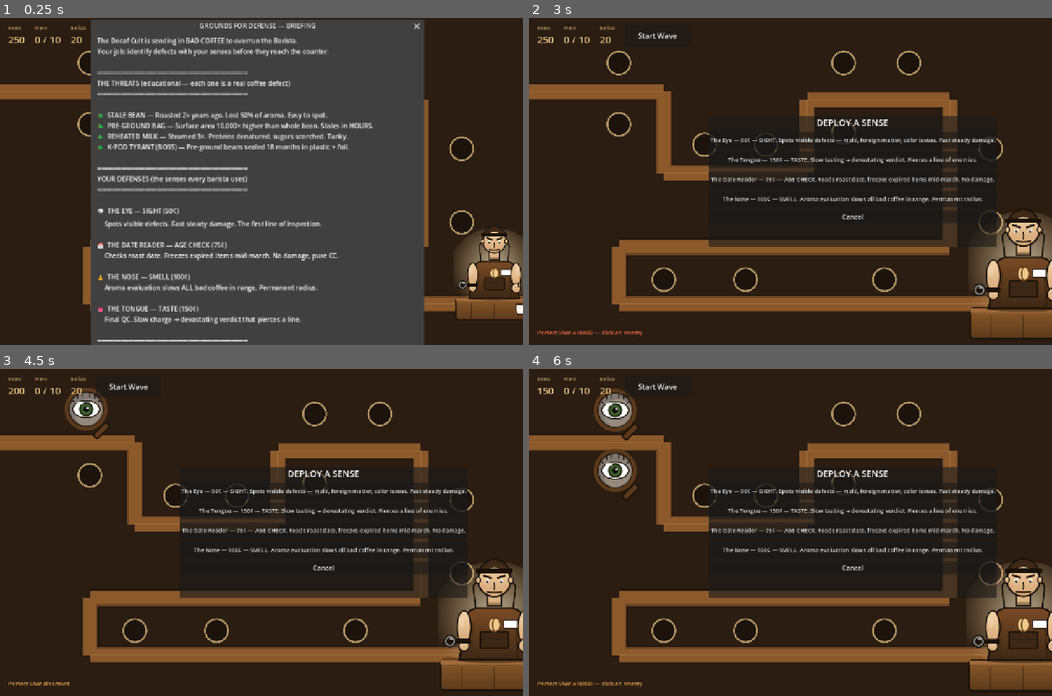
Above: before the commit, frames 1-4 (two rows, left to right).
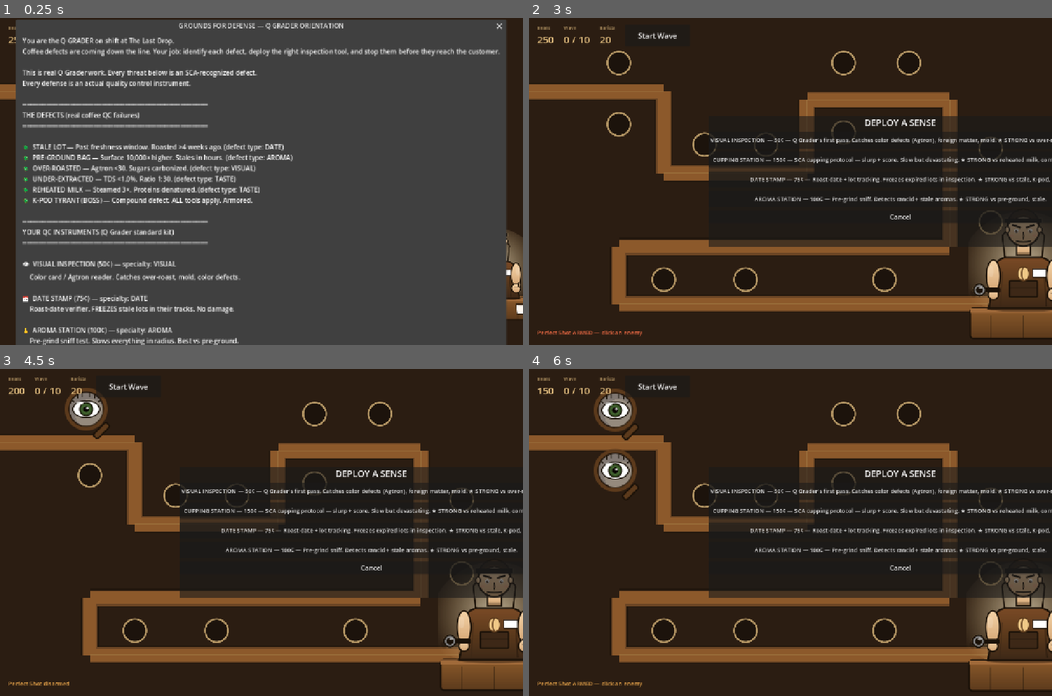
Above: after the commit, the same moments.

Repository: kanencoffee/grounds-for-defense-godot
Game: Godot game, scene res://scenes/main.tscn
Two runs of this game, one before a commit and one after it. Both use one fixed random seed, a clock stepped at 60 frames per second and the inputs below.
Inputs (mouse positions are in pixels of both pictures, inside the frame that each line leads up to):
- Up to frame 1 (0.25 s): no input
- Up to frame 2 (3 s): click "Start Wave" at 0.5 s; click "Start Wave" at 1.25 s; click "Start Wave" at 2 s; tap Enter at 2.75 s; move the mouse to (617, 63) at 2.77 s; tap P at 2.85 s; click (617, 63) at 2.92 s
- Up to frame 3 (4.5 s): click (324, 489) at 3.5 s, where only the run before the commit has a clickable "The Eye — 50¢ — SIGHT. Spots …"; move the mouse to (88, 473) at 4.27 s; tap P at 4.35 s; click (88, 473) at 4.42 s
- Up to frame 4 (6 s): click (900, 489) at 5 s, where only the run after the commit has a clickable "VISUAL INSPECTION — 50¢ — Q G…"; tap Space at 5.75 s; move the mouse to (706, 496) at 5.77 s; tap P at 5.85 s; click (706, 496) at 5.92 s

The runs differ from the first frame. In frame 1, 40% of the frame differs, in the area x 3-97%, y 0-100%; in frame 2, 3.5%; in frame 3, 3.5%; in frame 4, 3.5%.

Commit message:
Quality Control reframe: defenses=Q Grader instruments, enemies=SCA defect types
- Each defense has 'specialty' (visual/date/aroma/taste); each enemy has 'defect' type
- Match → 2x damage + green '✓ DEFECT CAUGHT' popup
- Mismatch → 0.6x damage + red '✗ WRONG TOOL' popup (teaches by playing)
- Added 2 enemies: OVER-ROASTED (visual defect, Agtron 18) and UNDER-EXTRACTED (taste defect, TDS 0.5%)
- New SVG sprites for senses-as-instruments (Eye/Date/Nose/Tongue)
- Briefing now reads as Q Grader orientation with real SCA terminology
- Per-enemy popups now show DEFECT TYPE + FAIL parameter (e.g. 'TDS 0.5% / target 1.15-1.35%')

Diff:
--- a/scripts/main.gd
+++ b/scripts/main.gd
@@ -7,21 +7,47 @@
 
 # ============== DEFINITIONS ==============
 const TOWER_DEFS = {
-	"eye":      {"name":"The Eye",        "cost":50,  "range":180, "dmg":6,  "fire_rate":0.22, "sprite":"tower-eye.svg",    "blurb":"SIGHT. Spots visible defects — mold, foreign matter, color issues. Fast steady damage."},
-	"tongue":   {"name":"The Tongue",     "cost":150, "range":320, "dmg":60, "fire_rate":1.8,  "sprite":"tower-tongue.svg", "blurb":"TASTE. Slow tasting → devastating verdict. Pierces a line of enemies.", "charge":1.5, "pierce":true},
-	"date":     {"name":"The Date Reader","cost":75,  "range":190, "dmg":0,  "fire_rate":1.2,  "sprite":"tower-date.svg",   "blurb":"AGE CHECK. Reads roast date, freezes expired items mid-march. No damage.", "root":2.0},
-	"nose":     {"name":"The Nose",       "cost":100, "range":180, "dmg":0,  "fire_rate":0.0,  "sprite":"tower-nose.svg",   "blurb":"SMELL. Aroma evaluation slows all bad coffee in range. Permanent radius.", "slow":0.55, "aura":true},
+	"eye":      {"name":"VISUAL INSPECTION",  "cost":50,  "range":180, "dmg":6,  "fire_rate":0.22, "sprite":"tower-eye.svg",    "specialty":"visual",    "blurb":"Q Grader's first pass. Catches color defects (Agtron), foreign matter, mold. ★ STRONG vs over-roasted, mold."},
+	"tongue":   {"name":"CUPPING STATION",    "cost":150, "range":320, "dmg":60, "fire_rate":1.8,  "sprite":"tower-tongue.svg", "specialty":"taste",     "blurb":"SCA cupping protocol — slurp + score. Slow but devastating. ★ STRONG vs reheated milk, complex defects.", "charge":1.5, "pierce":true},
+	"date":     {"name":"DATE STAMP",         "cost":75,  "range":190, "dmg":0,  "fire_rate":1.2,  "sprite":"tower-date.svg",   "specialty":"date",      "blurb":"Roast-date + lot tracking. Freezes expired lots in inspection. ★ STRONG vs stale, K-pod.", "root":2.0},
+	"nose":     {"name":"AROMA STATION",      "cost":100, "range":180, "dmg":0,  "fire_rate":0.0,  "sprite":"tower-nose.svg",   "specialty":"aroma",     "blurb":"Pre-grind sniff. Detects rancid + stale aromas. ★ STRONG vs pre-ground, stale.", "slow":0.55, "aura":true},
 }
 
 const ENEMY_DEFS = {
-	"disciple":   {"hp":30,  "speed":52, "sprite":"enemy-disciple.svg",   "bounty":5,   "size":100, "name":"STALE BEAN",        "intro":"Roasted 2+ years ago. Lost 50% of its aroma. SIGHT spots the dust + mold."},
-	"evangelist": {"hp":20,  "speed":100,"sprite":"enemy-evangelist.svg", "bounty":8,   "size":100, "name":"PRE-GROUND BAG",    "intro":"Surface area 10,000× higher than whole bean. Oxidizes in HOURS. SMELL detects it from far.", "slow_immune":3.0},
-	"demon":      {"hp":140, "speed":30, "sprite":"enemy-demon.svg",      "bounty":22,  "size":120, "name":"REHEATED MILK",     "intro":"Steamed 3×. Proteins denatured, sugars scorched. Slow but tanky — TASTE finishes it."},
-	"baron":      {"hp":600, "speed":36, "sprite":"enemy-baron.svg",      "bounty":250, "size":180, "name":"K-POD TYRANT",      "intro":"BOSS. Pre-ground stale beans sealed 18 months in plastic + foil. Microplastics included. Armored.", "regen":5, "armor":0.25},
+	"disciple":   {"hp":30,  "speed":52, "sprite":"enemy-disciple.svg",   "bounty":5,   "size":100,
+		"name":"STALE LOT",         "defect":"date",
+		"fail":"Roast date: 2 years past. SCA freshness window: 4 weeks.",
+		"intro":"DEFECT: Stale (oxidation past freshness window). Lost ~50% volatile aromatics. CATCH WITH: Date Stamp ✓, Aroma ✓"},
+	"evangelist": {"hp":20,  "speed":100,"sprite":"enemy-evangelist.svg", "bounty":8,   "size":100,
+		"name":"PRE-GROUND BAG",    "defect":"aroma",
+		"fail":"Surface area 10,000× higher. Oxidizes in HOURS, not weeks.",
+		"intro":"DEFECT: Pre-ground oxidation. Once ground, aromatics gas off rapidly. CATCH WITH: Aroma ✓, Visual ✓",
+		"slow_immune":3.0},
+	"demon":      {"hp":140, "speed":30, "sprite":"enemy-demon.svg",      "bounty":22,  "size":120,
+		"name":"REHEATED MILK",     "defect":"taste",
+		"fail":"Steamed 3×. Proteins denatured >70°C, lactose scorched.",
+		"intro":"DEFECT: Reheated dairy. Milk can only be steamed ONCE — proteins denature on second heat. CATCH WITH: Cupping ✓"},
+	"wraith":     {"hp":80,  "speed":56, "sprite":"enemy-wraith.svg",     "bounty":15,  "size":110,
+		"name":"OVER-ROASTED",      "defect":"visual",
+		"fail":"Agtron color: 18 (target 55). Roasted past 2nd crack — carbonized.",
+		"intro":"DEFECT: Over-roasted / dark. Internal temp exceeded 240°C. Origin character destroyed; only ash remains. CATCH WITH: Visual ✓ (Agtron color card)"},
+	"zealot":     {"hp":50,  "speed":68, "sprite":"enemy-zealot.svg",     "bounty":10,  "size":100,
+		"name":"UNDER-EXTRACTED",   "defect":"taste",
+		"fail":"TDS: 0.5% (SCA target 1.15-1.35%). Brew ratio 1:30 (target 1:15-18).",
+		"intro":"DEFECT: Under-extracted brew. Ratio too far past 1:18 = sour, weak, no body. CATCH WITH: Cupping ✓"},
+	"baron":      {"hp":600, "speed":36, "sprite":"enemy-baron.svg",      "bounty":250, "size":180,
+		"name":"K-POD TYRANT",      "defect":"compound",
+		"fail":"Pre-ground + sealed 18mo + foil + plastic + microplastics. Fails ALL QC.",
+		"intro":"BOSS DEFECT: Compound pod. Combines stale, pre-ground, plastic taint. Heavily armored. ALL inspection tools work — match them all.",
+		"regen":5, "armor":0.25},
 }
 
 # Track which enemy types have already been introduced this session
 var enemies_seen: Dictionary = {}
+
+# Specialty matching: defense.specialty matches enemy.defect → bonus damage + visual feedback
+const MATCH_BONUS := 2.0
+const MISMATCH_PENALTY := 0.6  # wrong tool — does some damage, but reduced
 
 # Path waypoints (zigzag) — bigger viewport so enemies are clearly visible
 const PATH_PTS = [
@@ -44,13 +70,13 @@
 	[ {"type":"disciple", "count":8,  "gap":0.8, "delay":0.0} ],
 	[ {"type":"disciple", "count":12, "gap":0.6, "delay":0.0} ],
 	[ {"type":"disciple", "count":10, "gap":0.5, "delay":0.0}, {"type":"evangelist", "count":4, "gap":0.7, "delay":6.0} ],
-	[ {"type":"evangelist","count":10, "gap":0.5, "delay":0.0} ],
-	[ {"type":"disciple", "count":14, "gap":0.45,"delay":0.0}, {"type":"demon", "count":1, "gap":0.0, "delay":5.0} ],
-	[ {"type":"evangelist","count":12, "gap":0.4, "delay":0.0}, {"type":"disciple", "count":6, "gap":0.5, "delay":3.0} ],
-	[ {"type":"demon", "count":3, "gap":3.5, "delay":0.0}, {"type":"disciple", "count":14, "gap":0.38, "delay":1.5} ],
-	[ {"type":"disciple", "count":18, "gap":0.35, "delay":0.0}, {"type":"evangelist", "count":8, "gap":0.45, "delay":2.0} ],
-	[ {"type":"evangelist","count":14,"gap":0.28,"delay":0.0}, {"type":"demon", "count":4, "gap":2.5, "delay":1.0} ],
-	[ {"type":"baron", "count":1, "gap":0.0, "delay":0.0}, {"type":"demon", "count":3, "gap":2.5, "delay":5.0}, {"type":"evangelist", "count":12, "gap":0.4, "delay":11.0} ],
+	[ {"type":"evangelist","count":10,"gap":0.5, "delay":0.0}, {"type":"zealot",     "count":3, "gap":1.2, "delay":3.0} ],
+	[ {"type":"wraith",   "count":4,  "gap":1.0, "delay":0.0}, {"type":"demon",      "count":1, "gap":0.0, "delay":5.0} ],
+	[ {"type":"evangelist","count":12,"gap":0.4, "delay":0.0}, {"type":"wraith",     "count":3, "gap":1.2, "delay":3.0} ],
+	[ {"type":"demon",    "count":3,  "gap":3.5, "delay":0.0}, {"type":"zealot",     "count":6, "gap":0.6, "delay":1.5}, {"type":"wraith", "count":3, "gap":1.5, "delay":8.0} ],
+	[ {"type":"disciple", "count":18, "gap":0.35,"delay":0.0}, {"type":"zealot",     "count":5, "gap":0.5, "delay":2.0}, {"type":"wraith", "count":2, "gap":2.0, "delay":6.0} ],
+	[ {"type":"evangelist","count":14,"gap":0.28,"delay":0.0}, {"type":"demon",      "count":4, "gap":2.5, "delay":1.0}, {"type":"zealot", "count":8, "gap":0.5, "delay":8.0} ],
+	[ {"type":"baron",    "count":1,  "gap":0.0, "delay":0.0}, {"type":"demon",      "count":3, "gap":2.5, "delay":5.0}, {"type":"wraith", "count":4, "gap":1.5, "delay":7.0}, {"type":"evangelist","count":12,"gap":0.4,"delay":11.0} ],
 ]
 
 # ============== STATE ==============
@@ -97,43 +123,60 @@
 
 func _show_briefing():
 	var dlg = AcceptDialog.new()
-	dlg.title = "GROUNDS FOR DEFENSE — BRIEFING"
-	dlg.ok_button_text = "I'm Ready. Defend the Counter."
-	dlg.dialog_text = """The Decaf Cult is sending in BAD COFFEE to overrun the Barista.
-Your job: identify defects with your senses before they reach the counter.
-
-══════════════════════════════════════
-THE THREATS (educational — each one is a real coffee defect)
-══════════════════════════════════════
-
-🪲  STALE BEAN — Roasted 2+ years ago. Lost 50% of aroma. Easy to spot.
-🪲  PRE-GROUND BAG — Surface area 10,000× higher than whole bean. Stales in HOURS.
-🪲  REHEATED MILK — Steamed 3×. Proteins denatured, sugars scorched. Tanky.
-🪲  K-POD TYRANT (BOSS) — Pre-ground beans sealed 18 months in plastic + foil.
-
-══════════════════════════════════════
-YOUR DEFENSES (the senses every barista uses)
-══════════════════════════════════════
-
-👁  THE EYE — SIGHT (50¢)
-    Spots visible defects. Fast steady damage. The first line of inspection.
-
-📅  THE DATE READER — AGE CHECK (75¢)
-    Checks roast date. Freezes expired items mid-march. No damage, pure CC.
-
-👃  THE NOSE — SMELL (100¢)
-    Aroma evaluation slows ALL bad coffee in range. Permanent radius.
-
-👅  THE TONGUE — TASTE (150¢)
-    Final QC. Slow charge → devastating verdict that pierces a line.
-
-══════════════════════════════════════
-
-Click an empty slot to place a sense. Click a placed sense to sell.
-Press P + click an enemy for the Perfect Cupping Spoon (500 dmg, 45s CD).
-Click 'Start Wave' (top right) when ready."""
+	dlg.title = "GROUNDS FOR DEFENSE — Q GRADER ORIENTATION"
+	dlg.ok_button_text = "I'm Ready. Begin QC."
+	dlg.dialog_text = """You are the Q GRADER on shift at The Last Drop.
+Coffee defects are coming down the line. Your job: identify each defect, deploy the right inspection tool, and stop them before they reach the customer.
+
+This is real Q Grader work. Every threat below is an SCA-recognized defect.
+Every defense is an actual quality control instrument.
+
+═══════════════════════════════════════════════
+THE DEFECTS (real coffee QC failures)
+═══════════════════════════════════════════════
+
+🪲  STALE LOT — Past freshness window. Roasted >4 weeks ago. (defect type: DATE)
+🪲  PRE-GROUND BAG — Surface 10,000× higher. Stales in hours. (defect type: AROMA)
+🪲  OVER-ROASTED — Agtron <30. Sugars carbonized. (defect type: VISUAL)
+🪲  UNDER-EXTRACTED — TDS <1.0%. Ratio 1:30. (defect type: TASTE)
+🪲  REHEATED MILK — Steamed 3×. Proteins denatured. (defect type: TASTE)
+🪲  K-POD TYRANT (BOSS) — Compound defect. ALL tools apply. Armored.
+
+═══════════════════════════════════════════════
+YOUR QC INSTRUMENTS (Q Grader standard kit)
+═══════════════════════════════════════════════
+
+👁  VISUAL INSPECTION (50¢) — specialty: VISUAL
+    Color card / Agtron reader. Catches over-roast, mold, color defects.
+
+📅  DATE STAMP (75¢) — specialty: DATE
+    Roast-date verifier. FREEZES stale lots in their tracks. No damage.
+
+👃  AROMA STATION (100¢) — specialty: AROMA
+    Pre-grind sniff test. Slows everything in radius. Best vs pre-ground.
+
+👅  CUPPING STATION (150¢) — specialty: TASTE
+    SCA cupping protocol. Slow charge → devastating line verdict.
+
+═══════════════════════════════════════════════
+HOW MATCHING WORKS — THIS IS THE GAME
+═══════════════════════════════════════════════
+
+Every defect has a TYPE. Every instrument has a SPECIALTY.
+
+★ MATCH (instrument vs same-type defect):  2× damage + ✓ DEFECT CAUGHT
+✗ MISMATCH (wrong instrument for defect):  0.6× damage + ✗ WRONG TOOL
+☆ K-Pod compound: all tools apply at 1.3×
+
+LEARN by playing: deploy mixed defenses, watch what catches what.
+
+═══════════════════════════════════════════════
+
+Click empty slot → choose instrument. Click placed → sell (60% refund).
+Press P + click enemy = Perfect Cupping Spoon (500 dmg, 45s CD).
+'Start Wave' (top right) when ready."""
 	add_child(dlg)
-	dlg.popup_centered(Vector2(820, 720))
+	dlg.popup_centered(Vector2(900, 760))
 
 func _load_textures():
 	var keys = ["barista"]
@@ -552,6 +595,7 @@
 	proj.position = tower_node.position - Vector2(5, 5)
 	add_child(proj)
 	var dur = max(0.08, tower_node.position.distance_to(target.position) / 600.0)
+	var specialty = def.get("specialty", "")
 	var tw = create_tween()
 	tw.tween_property(proj, "position", target.position - Vector2(5, 5), dur)
 	tw.finished.connect(func():
@@ -559,9 +603,13 @@
 		if not is_instance_valid(target) or not target.get_meta("alive"):
 			return
 		if def.get("root", 0) > 0:
+			# Date stamp catches stale + compound — show match feedback
+			var enemy_def = target.get_meta("def")
+			if specialty == "date" and (enemy_def.defect == "date" or enemy_def.defect == "compound"):
+				_spawn_match_text(target.position, "✓ DEFECT CAUGHT")
 			target.set_meta("rooted_until", Time.get_ticks_msec()/1000.0 + def.root)
 		if def.dmg > 0:
-			_damage_enemy(target, def.dmg)
+			_damage_enemy(target, def.dmg, specialty)
 	)
 
 func _fire_pierce(tower_node, def):
@@ -581,11 +629,12 @@
 	tw.tween_property(beam, "modulate:a", 0.0, 0.32)
 	tw.finished.connect(func(): beam.queue_free())
 	# damage everything close to the line
+	var specialty = def.get("specialty", "")
 	for e in enemies:
 		if not e.get_meta("alive"):
 			continue
 		if _dist_to_segment(e.position, tower_node.position, end) < 28:
-			_damage_enemy(e, def.dmg)
+			_damage_enemy(e, def.dmg, specialty)
 
 func _dist_to_segment(p: Vector2, a: Vector2, b: Vector2) -> float:
 	var ab = b - a
@@ -595,14 +644,30 @@
 	var t = clamp((p - a).dot(ab) / l2, 0.0, 1.0)
 	return p.distance_to(a + ab * t)
 
-func _damage_enemy(e, d):
+func _damage_enemy(e, d, specialty := ""):
 	var def = e.get_meta("def")
+	# QC matching: specialty vs defect type
+	var match_label = ""
+	if specialty != "" and def.has("defect"):
+		var defect = def.defect
+		if defect == "compound":
+			# K-Pod: every check applies, but only 1.3× since it's compound
+			d *= 1.3
+			match_label = "✓ ONE OF MANY"
+		elif specialty == defect:
+			d *= MATCH_BONUS
+			match_label = "✓ DEFECT CAUGHT"
+		else:
+			d *= MISMATCH_PENALTY
+			match_label = "✗ WRONG TOOL"
 	if def.has("armor"):
 		d *= (1.0 - def.armor)
 	var hp_now = e.get_meta("hp") - d
 	e.set_meta("hp", hp_now)
 	# damage number
 	_spawn_damage_text(e.position, str(int(round(d))))
+	if match_label != "":
+		_spawn_match_text(e.position, match_label)
 	if d > 0:
 		Audio.play("hit")
 	# flash
@@ -674,6 +739,19 @@
 	tw.parallel().tween_property(lbl, "modulate:a", 0.0, 0.6)
 	tw.finished.connect(func(): lbl.queue_free())
 
+func _spawn_match_text(pos, txt):
+	var lbl = Label.new()
+	lbl.text = txt
+	lbl.position = pos + Vector2(-50, -78)
+	lbl.add_theme_font_size_override("font_size", 13)
+	var col = Color(0.4, 1.0, 0.5) if txt.begins_with("✓") else Color(1.0, 0.5, 0.4)
+	lbl.add_theme_color_override("font_color", col)
+	add_child(lbl)
+	var tw = create_tween()
+	tw.tween_property(lbl, "position:y", lbl.position.y - 24, 0.8)
+	tw.parallel().tween_property(lbl, "modulate:a", 0.0, 0.8)
+	tw.finished.connect(func(): lbl.queue_free())
+
 func _flash_info(msg):
 	info_label.text = msg
 	info_label.modulate = Color(1, 0.5, 0.5, 1)
@@ -700,7 +778,7 @@
 	# Slide-in banner at top showing the enemy's name + 1-line defect explanation
 	var banner = PanelContainer.new()
 	banner.position = Vector2(W/2 - 380, 80)
-	banner.custom_minimum_size = Vector2(760, 90)
+	banner.custom_minimum_size = Vector2(760, 130)
 	banner.modulate.a = 0
 	var canvas = $CanvasLayer if has_node("CanvasLayer") else null
 	# attach to a top canvas if we have one, else add to scene root
@@ -725,16 +803,26 @@
 	var vb = VBoxContainer.new()
 	vb.add_theme_constant_override("separation", 6)
 	banner.add_child(vb)
-	# header line: NEW THREAT — name
+	# header line: DEFECT INCOMING — name + type
 	var header = Label.new()
-	header.text = "⚠ NEW THREAT: %s" % def.name
+	var type_str = ("[%s]" % def.defect.to_upper()) if def.has("defect") else ""
+	header.text = "⚠ DEFECT INCOMING: %s %s" % [def.name, type_str]
 	header.add_theme_font_size_override("font_size", 22)
 	header.add_theme_color_override("font_color", Color(1, 0.4, 0.3))
 	vb.add_child(header)
+	# fail condition (the QC parameter that fails)
+	if def.has("fail"):
+		var fail_lbl = Label.new()
+		fail_lbl.text = "FAIL: " + def.fail
+		fail_lbl.add_theme_font_size_override("font_size", 13)
+		fail_lbl.add_theme_color_override("font_color", Color(1.0, 0.7, 0.5))
+		fail_lbl.autowrap_mode = TextServer.AUTOWRAP_WORD_SMART
+		fail_lbl.custom_minimum_size = Vector2(720, 0)
+		vb.add_child(fail_lbl)
 	# intro line: educational
 	var intro = Label.new()
 	intro.text = def.intro
-	intro.add_theme_font_size_override("font_size", 15)
+	intro.add_theme_font_size_override("font_size", 14)
 	intro.add_theme_color_override("font_color", Color(0.94, 0.85, 0.65))
 	intro.autowrap_mode = TextServer.AUTOWRAP_WORD_SMART
 	intro.custom_minimum_size = Vector2(720, 0)
Not shown, added: assets/tower-date.svg.import
Not shown, added: assets/tower-eye.svg.import
Not shown, added: assets/tower-nose.svg.import
Not shown, added: assets/tower-tongue.svg.import
Not shown, added: scripts/audio.gd.uid
